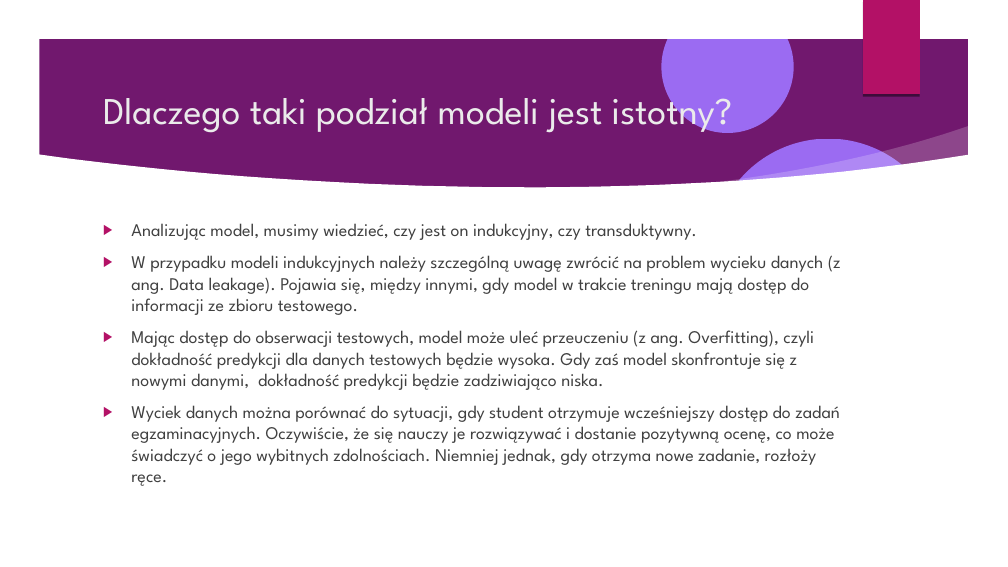
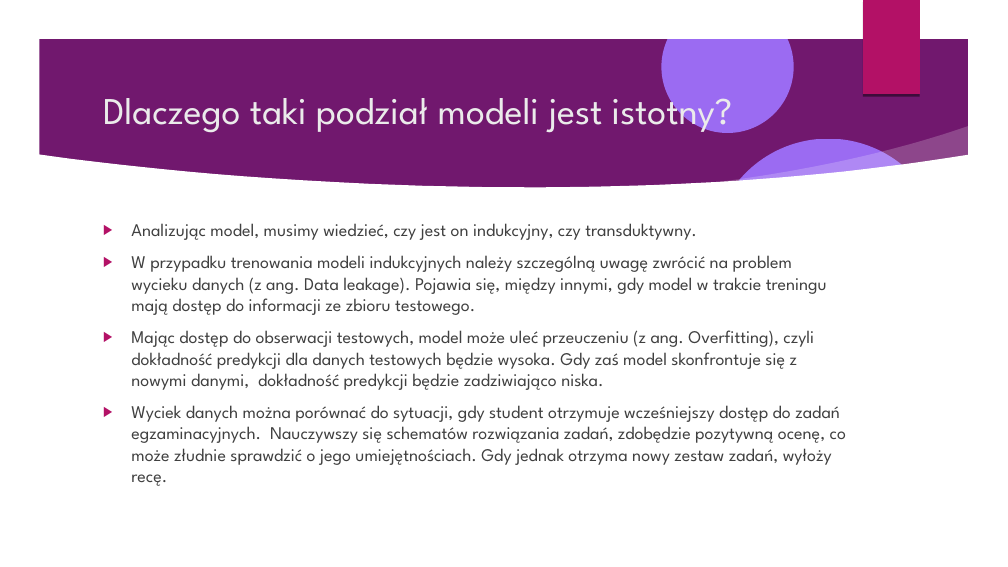
Before and after one commit to Pawel-Tomasz-Nowak/Scientific-collaboration, a slide deck: slide 76 of EmissionAnalysis/Prezentacja projektu.odp (slide 77 before the commit). Drawn at 1008x567 pixels with LibreOffice and Linux fonts; fonts in the diff are those of the drawing; background and template pictures are left out. Boxes give left, top, right and bottom in pixels: in the first picture for what was removed or moved away, otherwise in the second. Text is boxed around its words. In the diff, an @@ line names an element or a change of style, - is before the commit and + after.

```diff
--- a/EmissionAnalysis/Prezentacja projektu.odp
+++ b/EmissionAnalysis/Prezentacja projektu.odp
@@ text at [131, 255, 827, 315]: text changed @@
-▶ W przypadku modeli indukcyjnych należy szczególną uwagę zwrócić na problem wycieku danych (z ang. Data leakage). Pojawia się, między innymi, gdy model w trakcie treningu mają dostęp do informacji ze zbioru testowego.
+▶ W przypadku trenowania modeli indukcyjnych należy szczególną uwagę zwrócić na problem wycieku danych (z ang. Data leakage). Pojawia się, między innymi, gdy model w trakcie treningu mają dostęp do informacji ze zbioru testowego.
@@ text at [131, 405, 846, 486]: text changed @@
-▶ Wyciek danych można porównać do sytuacji, gdy student otrzymuje wcześniejszy dostęp do zadań egzaminacyjnych. Oczywiście, że się nauczy je rozwiązywać i dostanie pozytywną ocenę, co może świadczyć o jego wybitnych zdolnościach. Niemniej jednak, gdy otrzyma nowe zadanie, rozłoży ręce.
+▶ Wyciek danych można porównać do sytuacji, gdy student otrzymuje wcześniejszy dostęp do zadań egzaminacyjnych. Nauczywszy się schematów rozwiązania zadań, zdobędzie pozytywną ocenę, co może złudnie sprawdzić o jego umiejętnościach. Gdy jednak otrzyma nowy zestaw zadań, wyłoży recę.
```
Also in this commit, not shown: 19 other slides changed, 3 slides added, 3 slides removed, 2 other files.
